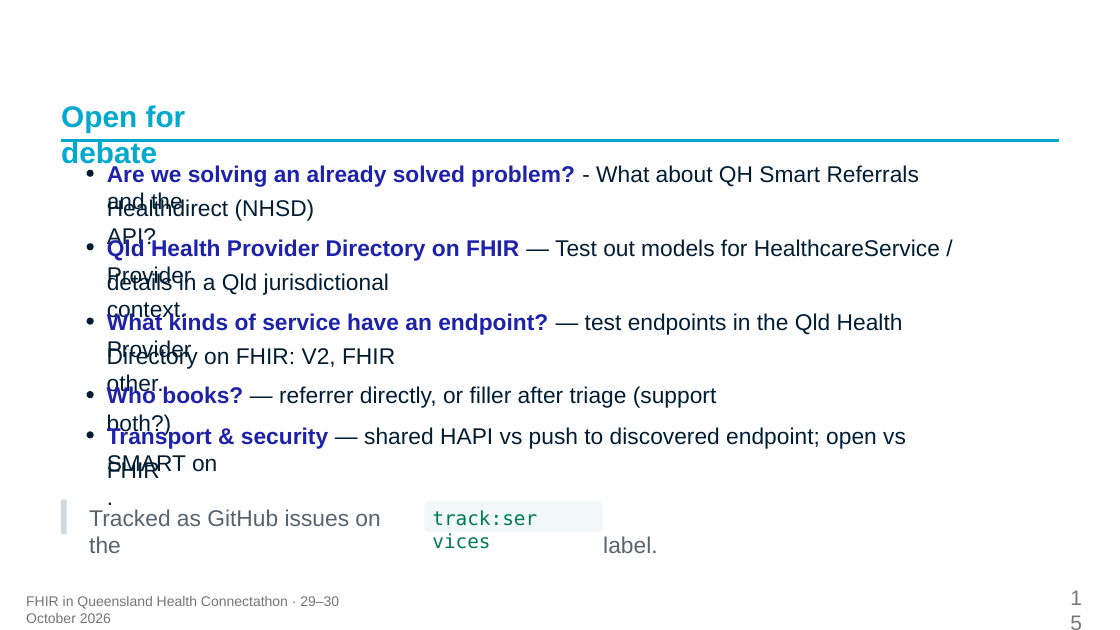
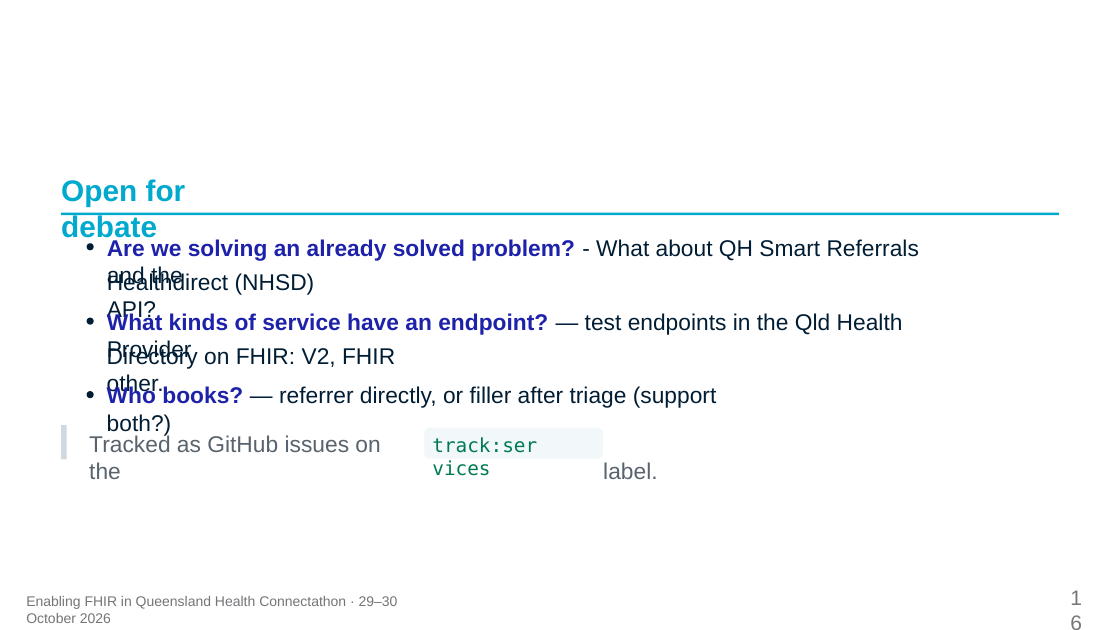
Before and after one commit to aehrc/qh-connectathon, a slide deck: slide 16 of 2026-10-29/2-FHIR-For-Services/Track2-KickOff-Deck.pptx (slide 15 before the commit). Drawn at 1120x630 pixels with LibreOffice and Linux fonts; fonts in the diff are those of the drawing. Boxes give left, top, right and bottom in pixels: in the first picture for what was removed or moved away, otherwise in the second. Text is boxed around its words. In the diff, an @@ line names an element or a change of style, - is before the commit and + after.

```diff
--- a/2026-10-29/2-FHIR-For-Services/Track2-KickOff-Deck.pptx
+++ b/2026-10-29/2-FHIR-For-Services/Track2-KickOff-Deck.pptx
@@ freeform shape removed at bbox=[87, 170, 93, 176] @@
@@ 3 texts, 1 freeform shape: place and size @@
-3 texts, 1 freeform shape at bbox=[61, 105, 1060, 248]
+3 texts, 1 freeform shape at bbox=[61, 179, 1060, 322]
@@ text removed at bbox=[107, 238, 940, 261] @@
-Qld Health Provider Directory on FHIR — Test out models for HealthcareService / Provider
@@ text removed at bbox=[107, 272, 389, 322] @@
-details in a Qld jurisdictional context.
@@ 3 texts, 2 freeform shapes: place and size @@
-3 texts, 2 freeform shapes at bbox=[61, 500, 657, 553]
+3 texts, 2 freeform shapes at bbox=[61, 425, 657, 479]
@@ freeform shape removed at bbox=[87, 432, 93, 439] @@
@@ text removed at bbox=[107, 426, 906, 476] @@
-Transport & security — shared HAPI vs push to discovered endpoint; open vs SMART on
@@ text removed at bbox=[107, 460, 160, 478] @@
-FHIR.
@@ text at bbox=[26, 596, 398, 623]: text changed @@
-FHIR in Queensland Health Connectathon · 29–30 October 2026
+Enabling FHIR in Queensland Health Connectathon · 29–30 October 2026
```
Also in this commit, not shown: 15 other slides changed, 1 slide added.
